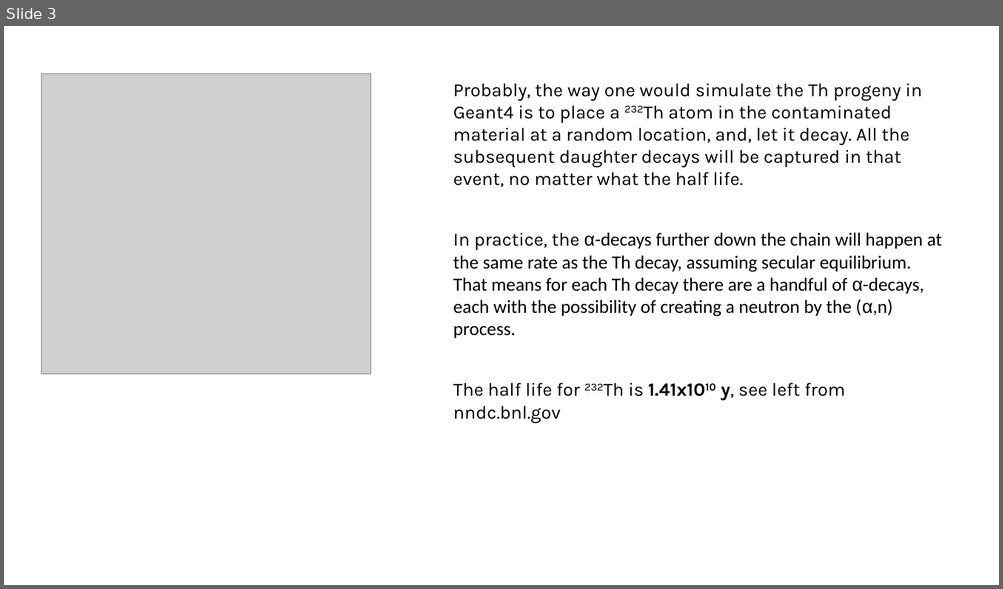
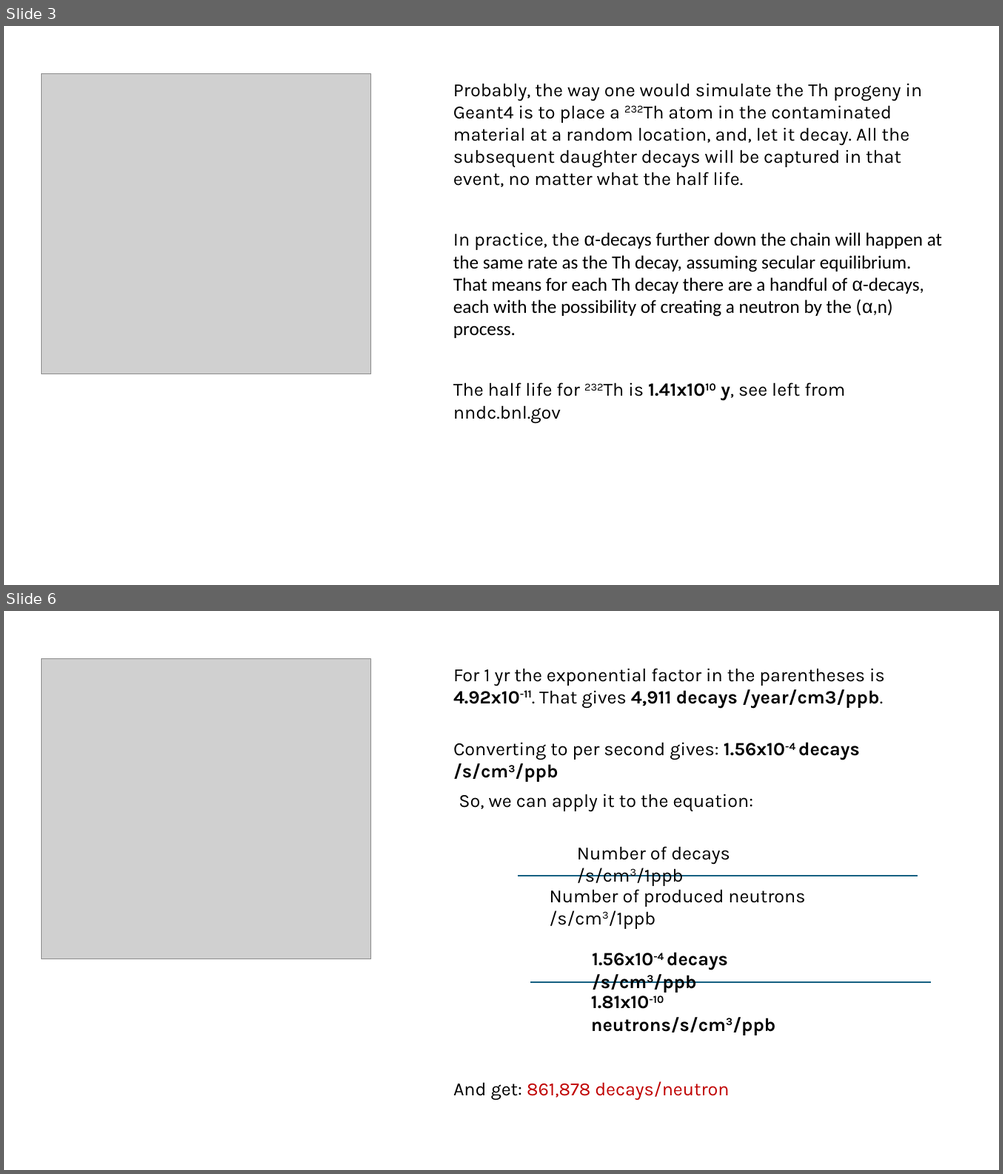
Before and after one commit to villano-lab/n-elec-scattering, a slide deck: 2-Flux/bknds_notes/an-simulation.pptx. Shown one above the other, each under a label of ours: slide 3 before the commit, slides 3 and 6 after it; the slides between them are not shown. The pictures are 1003x589 and 1003x1174 pixels, drawn with LibreOffice and Linux fonts; fonts in the diff are those of the drawing; grey boxes stand for pictures. Boxes give left, top, right and bottom in pixels: in the first picture for what was removed or moved away, otherwise in the second. Text is boxed around its words. In the diff, an @@ line names an element or a change of style, - is before the commit and + after.

```diff
--- a/2-Flux/bknds_notes/an-simulation.pptx
+++ b/2-Flux/bknds_notes/an-simulation.pptx
@@ slide 6 added at bbox=[4, 611, 999, 1170], background #FFFFFF @@
@@ picture added at bbox=[41, 659, 371, 960] @@
@@ text added at bbox=[453, 668, 885, 708], 18 pt, text #000000 @@
+For 1 yr the exponential factor in the parentheses is 4.92x10-11. That gives 4,911 decays /year/cm3/ppb.
@@ text added at bbox=[453, 742, 859, 782], 18 pt, text #000000 @@
+Converting to per second gives: 1.56x10-4 decays /s/cm3/ppb
@@ text added at bbox=[458, 794, 754, 812], 18 pt, text #000000 @@
+So, we can apply it to the equation:
@@ text added at bbox=[577, 846, 730, 886], 18 pt, text #000000 @@
+Number of decays /s/cm3/1ppb
@@ line added from (518, 876) to (917, 876), #156082 1.5 pt @@
@@ text added at bbox=[549, 886, 805, 929], 18 pt, text #000000 @@
+Number of produced neutrons /s/cm3/1ppb
@@ text added at bbox=[592, 952, 728, 993], 18 pt, text #000000, bold @@
+1.56x10-4 decays /s/cm3/ppb
@@ line added from (531, 982) to (930, 982), #156082 1.5 pt @@
@@ text added at bbox=[591, 996, 775, 1036], 18 pt, text #000000, bold @@
+1.81x10-10 neutrons/s/cm3/ppb
@@ text added at bbox=[453, 1082, 728, 1101], 18 pt, text #C00000 @@
+And get: 861,878 decays/neutron
```
Also in this commit, not shown: 5 slides changed, 1 other slide added, 1 slide removed.
